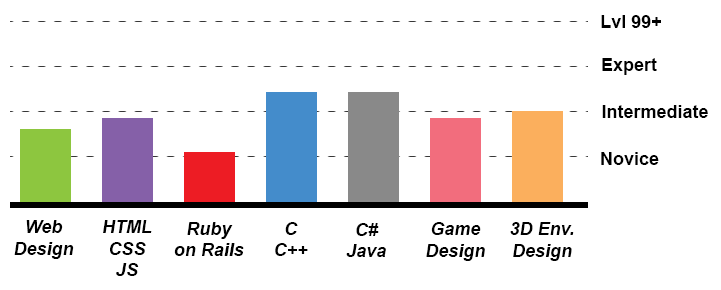
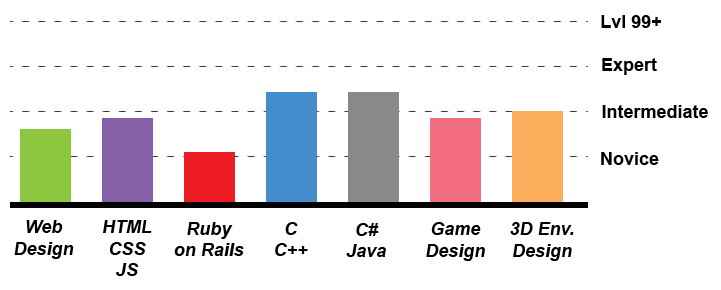
Layered file, before and after one edit (721 × 290). Changes by layer:
hid "Background" over [14, 15, 708, 276]
